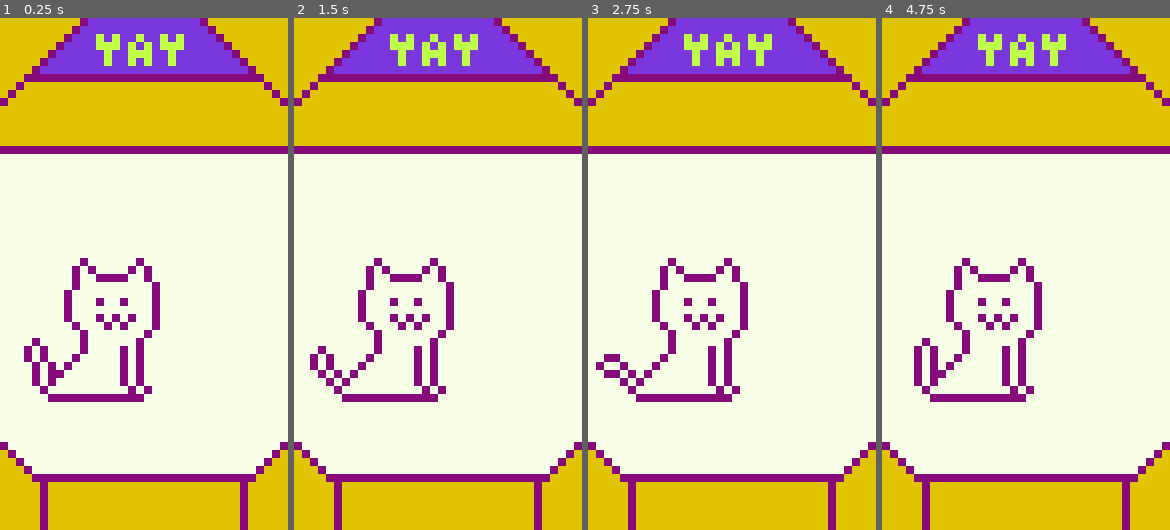
Above: before the commit, frames 1-4 (left to right).
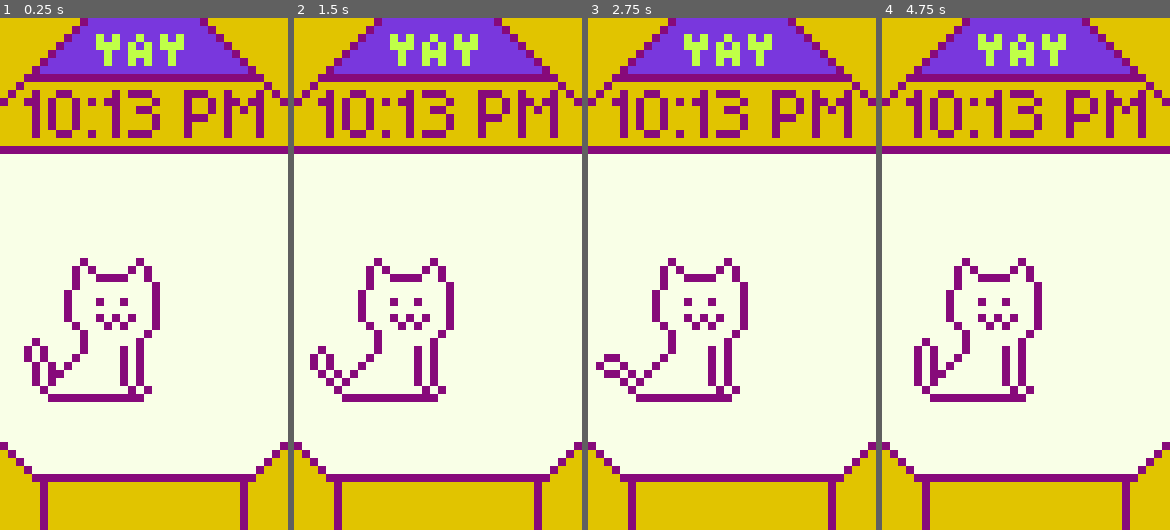
Above: after the commit, the same moments.

Repository: apollo-cool/tomakitty
Game: Godot game, scene res://scenes/main.tscn
Two runs of this game, one before a commit and one after it. Both use one fixed random seed, a clock stepped at 60 frames per second and the inputs below.
Inputs (mouse positions are in pixels of both pictures, inside the frame that each line leads up to):
- Up to frame 1 (0.25 s): no input
- Up to frame 2 (1.5 s): move the mouse to (501, 248) at 0.52 s; click (501, 248) at 0.67 s; move the mouse to (380, 299) at 1.27 s; click (380, 299) at 1.42 s
- Up to frame 3 (2.75 s): move the mouse to (821, 361) at 2.02 s; click (821, 361) at 2.17 s
- Up to frame 4 (4.75 s): move the mouse to (1011, 376) at 2.77 s; click (1011, 376) at 2.92 s; move the mouse to (1112, 350) at 3.52 s; click (1112, 350) at 3.67 s; tap Enter at 4.25 s; move the mouse to (939, 197) at 4.27 s; click (939, 197) at 4.42 s

The runs differ from the first frame. In frame 1, 2.9% of the frame differs, in the area x 8-92%, y 14-24%; in frame 2, 2.9%; in frame 3, 2.9%; in frame 4, 2.9%.

Commit message:
Added a computer and a time indicator

Diff:
--- a/project.godot
+++ b/project.godot
@@ -53,5 +53,6 @@
 textures/canvas_textures/default_texture_filter=0
 rendering_device/driver.windows="d3d12"
 renderer/rendering_method="mobile"
+textures/vram_compression/import_etc2_astc=true
 2d/snap/snap_2d_transforms_to_pixel=true
 2d/snap/snap_2d_vertices_to_pixel=true
--- a/scenes/ball.tscn
+++ b/scenes/ball.tscn
@@ -33,5 +33,4 @@
 unique_name_in_owner = true
 sprite_frames = SubResource("SpriteFrames_cxlvu")
 
-[connection signal="input_event" from="Area2D" to="." method="_on_area_2d_input"]
-[connection signal="input_event" from="Area2D" to="." method="_on_area_2d_input_event"]
+[connection signal="input_event" from="Area2D" to="." method="_on_input"]
--- a/scenes/game.tscn
+++ b/scenes/game.tscn
@@ -19,7 +19,7 @@
 
 [node name="Tick" type="Timer" parent="." unique_id=1372757979]
 unique_name_in_owner = true
-wait_time = 0.005
+wait_time = 0.004
 autostart = true
 
 [connection signal="im_bored" from="Tomacat" to="." method="_on_tomacat_im_bored"]
--- a/scenes/main.tscn
+++ b/scenes/main.tscn
@@ -2,14 +2,27 @@
 
 [ext_resource type="Script" uid="uid://fv3q4gnb5wdg" path="res://scripts/main.gd" id="1_0wfyh"]
 [ext_resource type="PackedScene" uid="uid://3sdcsj5qit57" path="res://scenes/game.tscn" id="1_o5qli"]
+[ext_resource type="PackedScene" uid="uid://ckdwbel6dfyv3" path="res://scenes/time.tscn" id="3_sugp2"]
 
 [node name="Main" type="Node" unique_id=1000122704]
 script = ExtResource("1_0wfyh")
 
 [node name="Game" parent="." unique_id=724130003 instance=ExtResource("1_o5qli")]
 
-[node name="GUI" type="Control" parent="." unique_id=1367462716]
+[node name="GUI" type="Control" parent="." unique_id=934834929]
 layout_mode = 3
 anchors_preset = 0
 offset_right = 40.0
 offset_bottom = 40.0
+
+[node name="Time" parent="GUI" unique_id=734707818 instance=ExtResource("3_sugp2")]
+layout_mode = 1
+anchors_preset = -1
+anchor_left = 0.075
+anchor_top = 0.175
+anchor_right = 0.9
+anchor_bottom = 0.35
+offset_top = 2.0
+offset_right = 0.0
+offset_bottom = 2.0
+grow_vertical = 1
--- /dev/null
+++ b/scenes/time.tscn
@@ -0,0 +1,22 @@
+[gd_scene format=3 uid="uid://ckdwbel6dfyv3"]
+
+[ext_resource type="Script" uid="uid://ceqhgy5r3n47k" path="res://scripts/time.gd" id="1_hxfg6"]
+[ext_resource type="FontFile" uid="uid://biyi8jntm02ae" path="res://assets/fonts/aseprite-fonts/aseprite.otf" id="1_uoj08"]
+
+[node name="Time" type="Label" unique_id=734707818]
+texture_filter = 1
+anchors_preset = 15
+anchor_right = 1.0
+anchor_bottom = 1.0
+offset_right = -3.0
+offset_bottom = -56.0
+grow_horizontal = 2
+grow_vertical = 2
+size_flags_horizontal = 0
+size_flags_vertical = 0
+theme_override_colors/font_color = Color(0.5294118, 0.039215688, 0.47843137, 1)
+theme_override_fonts/font = ExtResource("1_uoj08")
+theme_override_font_sizes/font_size = 7
+text = "10:00 AM"
+script = ExtResource("1_hxfg6")
+metadata/_edit_use_anchors_ = true
--- a/scripts/ball.gd
+++ b/scripts/ball.gd
@@ -2,6 +2,6 @@
 class_name Ball
 signal done_playing(ball: Ball)
 
-func _on_area_2d_input(_viewport: Node, event: InputEvent, _shape_idx: int) -> void:
+func _on_input(_viewport: Node, event: InputEvent, _shape_idx: int) -> void:
 	if (event is InputEventMouseButton):
 		done_playing.emit(self)
--- a/scripts/game.gd
+++ b/scripts/game.gd
@@ -28,7 +28,3 @@
 
 func _on_tick() -> void:
 	tomacat.on_tick()
-
-
-func _on_tick_timeout() -> void:
-	pass # Replace with function body.
--- /dev/null
+++ b/scripts/time.gd
@@ -0,0 +1,27 @@
+extends Label
+
+
+# Called when the node enters the scene tree for the first time.
+func _ready() -> void:
+	pass # Replace with function body.
+
+
+# Called every frame. 'delta' is the elapsed time since the previous frame.
+func _process(_delta: float) -> void:
+	var time := Time.get_time_dict_from_system()
+
+	var meridiem: String
+	var hour: String
+	var minute := str(time.minute)
+
+	if (time.hour > 12):
+		hour = str(time.hour - 12)
+		meridiem = "PM"
+	else:
+		meridiem = "AM"
+		hour = str(time.hour)
+
+	if (minute.length() < 2):
+		minute = "0" + minute
+
+	text = hour + ":" + minute + " " + meridiem
Binary file added: assets/aseprite/computer.aseprite
Binary file added: assets/computer.png
Not shown, added: assets/computer.png.import
Not shown, added: assets/fonts/aseprite-fonts/LICENSE.txt
Binary file added: assets/fonts/aseprite-fonts/aseprite.otf
Not shown, added: assets/fonts/aseprite-fonts/aseprite.otf.import
Binary file added: game_mockup.aseprite
Not shown, added: scripts/time.gd.uid
Not shown, changed: .gitignore
